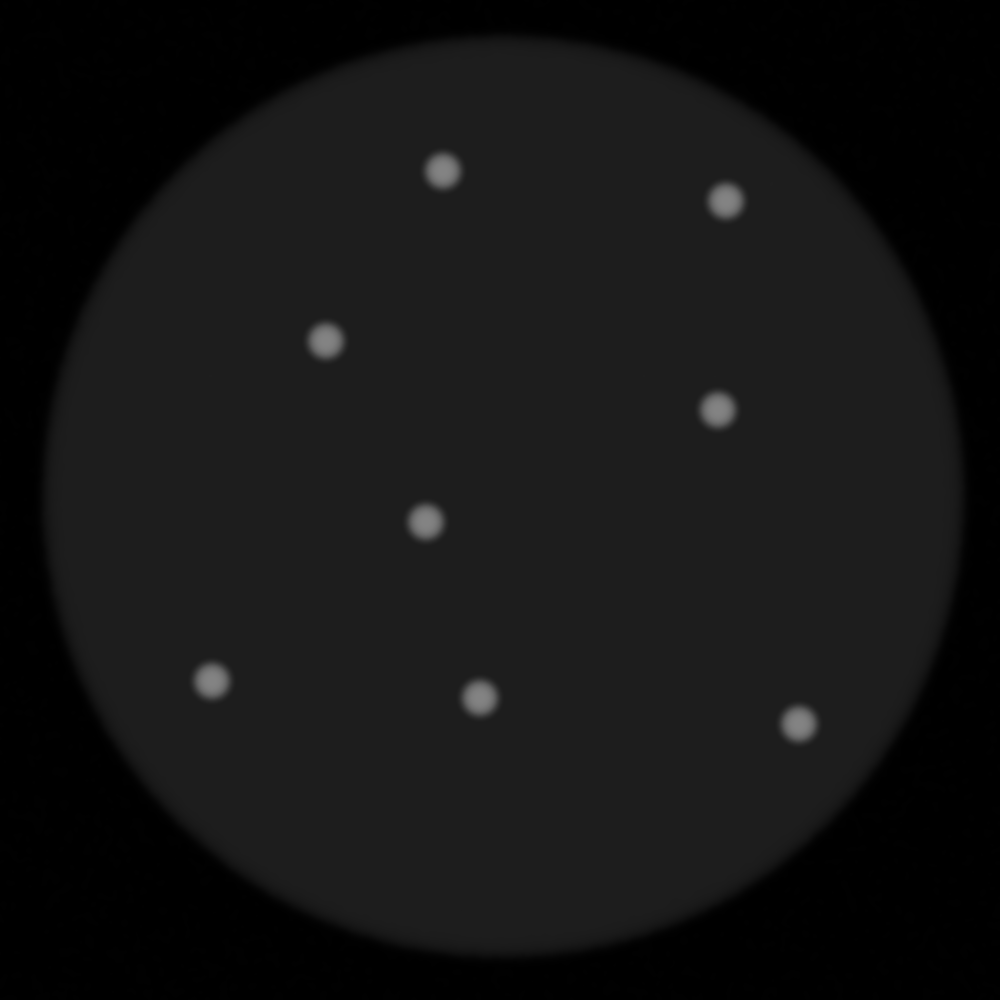
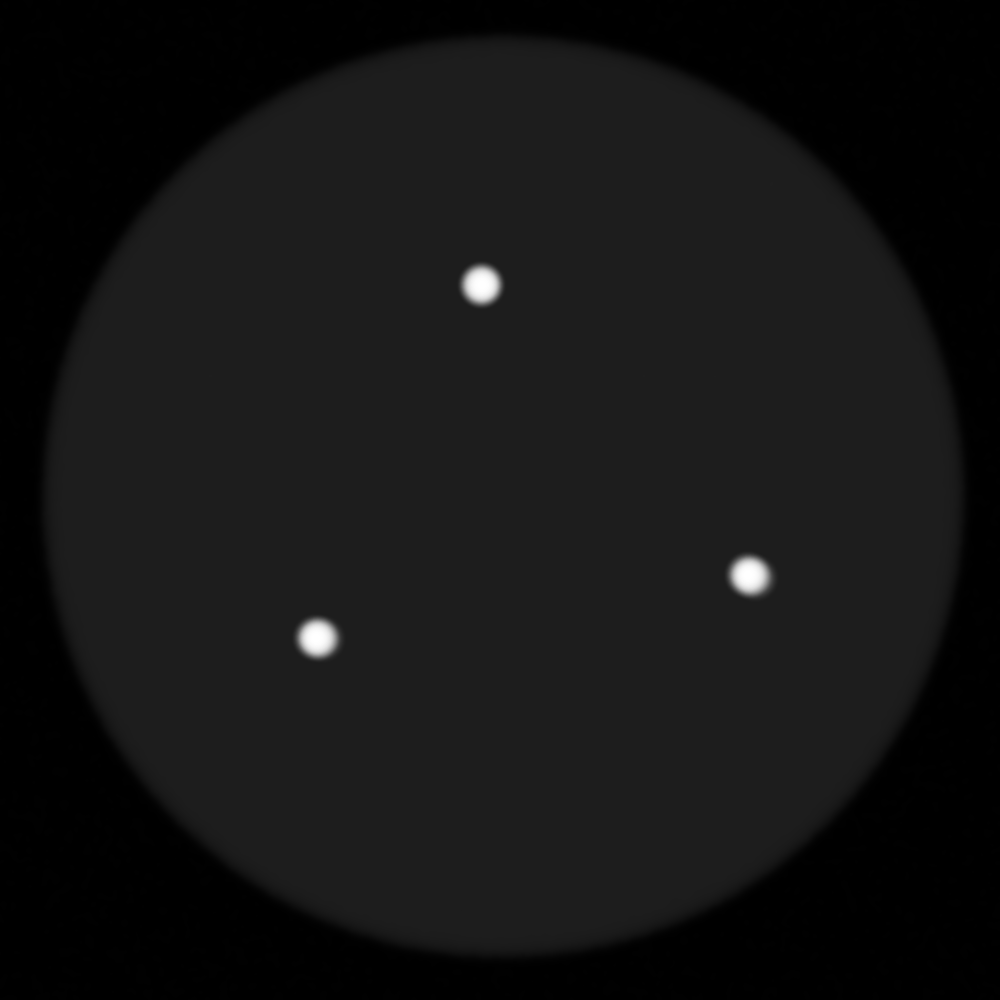
The second 1000x1000 image is a revision of the first. Changes to its layers:
hid "haphazard", painted on it over [189, 148, 822, 747]
showed "three", painted on it over [292, 261, 778, 663]
